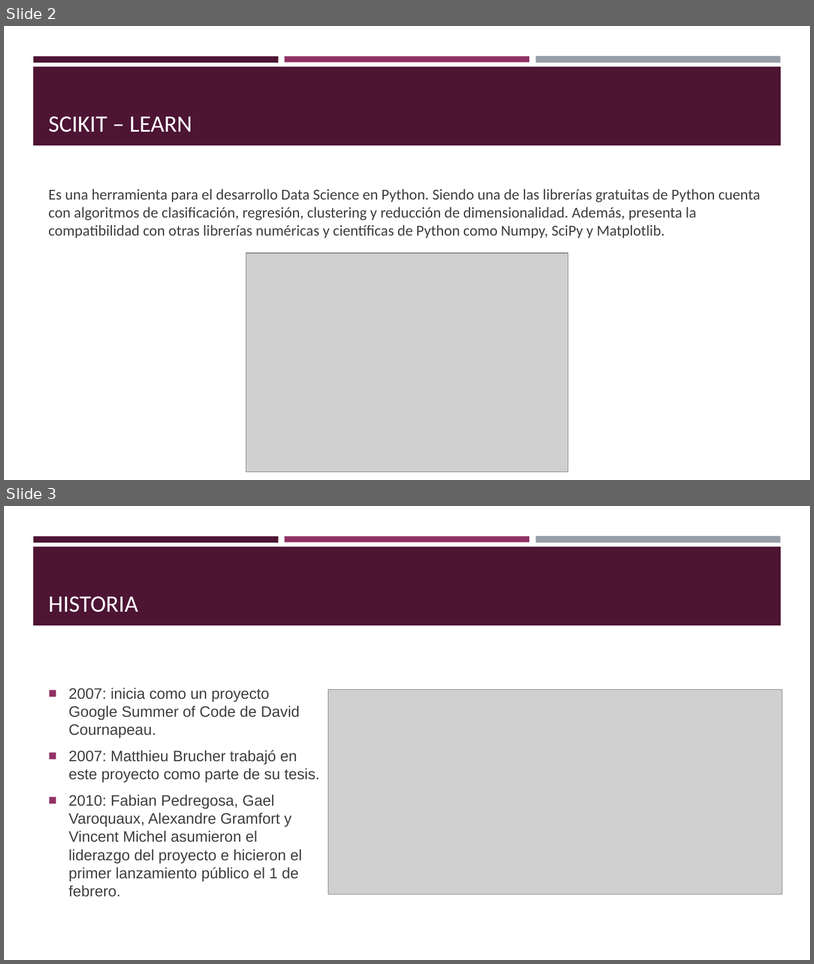
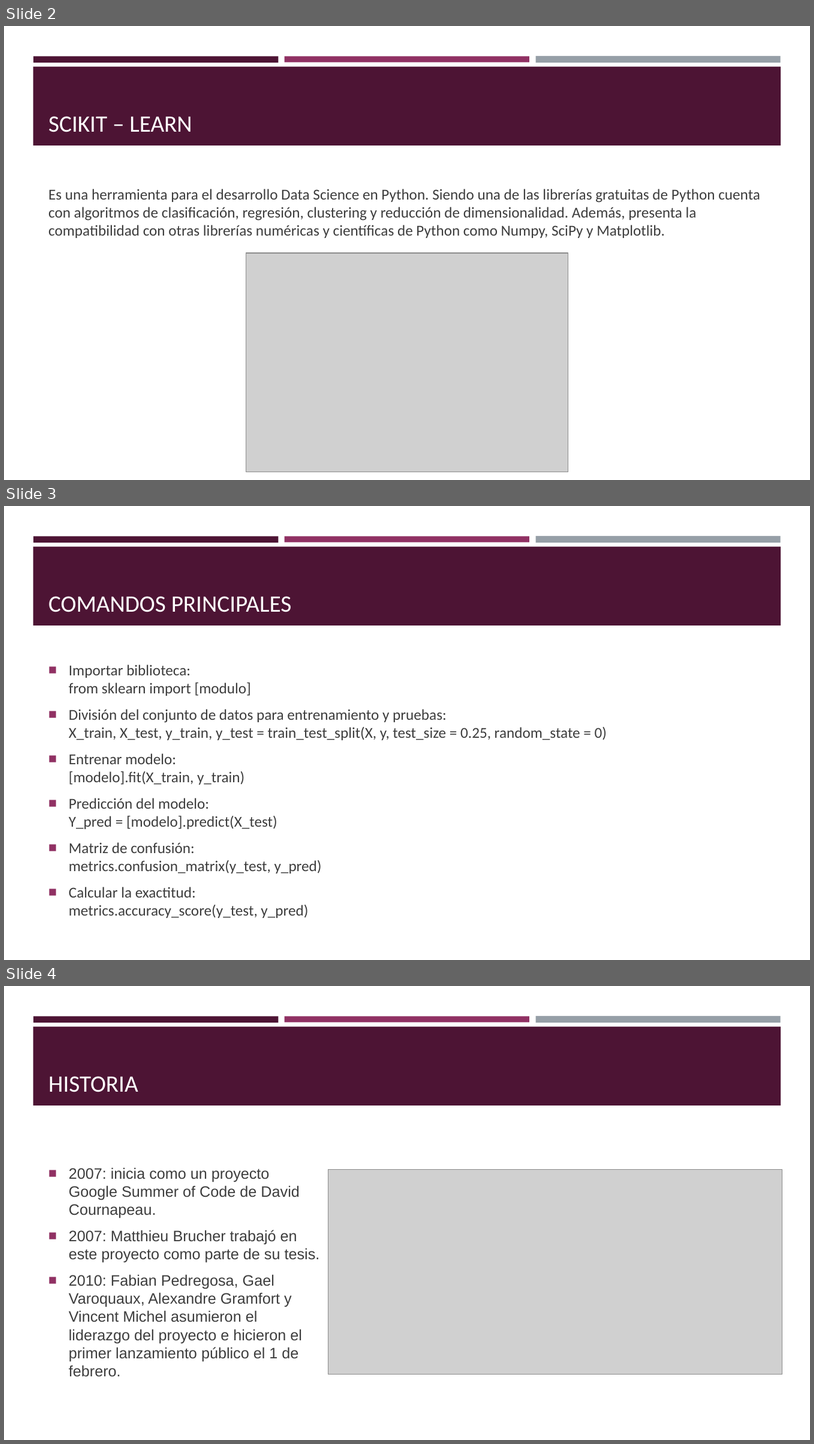
Before and after one commit to dfvegas11/Teleinformatica1, a slide deck: Scikit-Learn/Scikit-Learn.pptx. Shown one above the other, each under a label of ours: slides 2 and 3 before the commit, slides 2, 3 and 4 after it. The pictures are 814x964 and 814x1444 pixels, drawn with LibreOffice and Linux fonts; fonts in the diff are those of the drawing; grey boxes stand for pictures. Boxes give left, top, right and bottom in pixels: in the first picture for what was removed or moved away, otherwise in the second. Text is boxed around its words. In the diff, an @@ line names an element or a change of style, - is before the commit and + after.

```diff
--- a/Scikit-Learn/Scikit-Learn.pptx
+++ b/Scikit-Learn/Scikit-Learn.pptx
@@ slide 3 added at (4, 506, 810, 960), background #FFFFFF; not listed: 4 template elements that a slide beside it also shows @@
@@ title added at (48, 596, 291, 612), 28 pt, text #FFFFFF @@
+COMANDOS PRINCIPALES
@@ text added at (69, 664, 607, 918), 18 pt, text #3D3D3D @@
+■ Importar biblioteca:
+  from sklearn import [modulo]
+■ División del conjunto de datos para entrenamiento y pruebas:
+  X_train, X_test, y_train, y_test = train_test_split(X, y, test_size = 0.25, random_state = 0)
+■ Entrenar modelo:
+  [modelo].fit(X_train, y_train)
+■ Predicción del modelo:
+  Y_pred = [modelo].predict(X_test)
+■ Matriz de confusión:
+  metrics.confusion_matrix(y_test, y_pred)
+■ Calcular la exactitud:
+  metrics.accuracy_score(y_test, y_pred)
@@ what was slide 3 is now slide 4 @@
```
Also in this commit, not shown: 39 other files.
